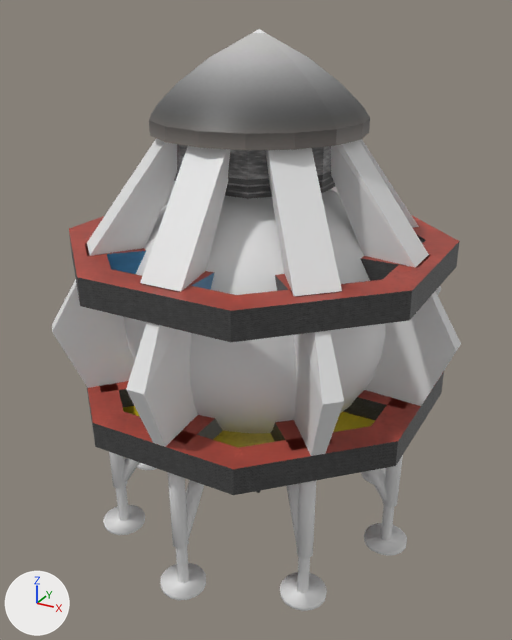
The Blender file Assets/homestead/models/lander.blend, before and after one commit.
Both versions are drawn from a 50 mm lens placed at (7.12, -13.06, 9.22), pointed at (0.05, -0.22, 2.8). Every picture has the same lights, and +X, +Y and +Z are marked at lower left.

The first picture shows 'Sphere.001', 'machine_deck', 'nosecone', 'propellant_tank', 'rings', 'struts_lower', 'struts_upper', 'superstructure'.
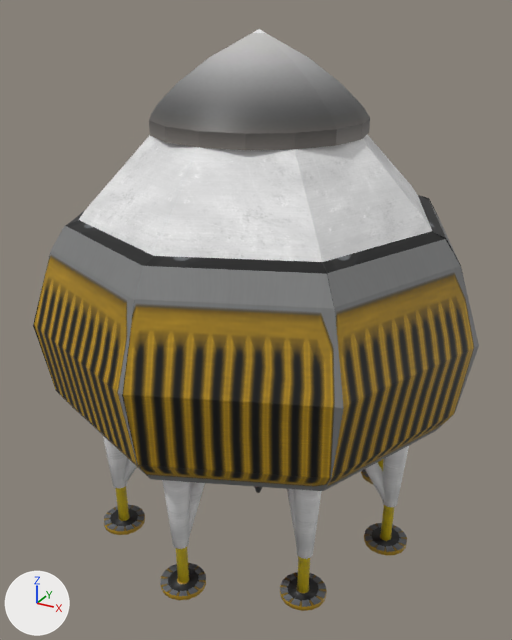
Patch to the scene script:
```diff
--- a/Assets/homestead/models/lander.blend.py
+++ b/Assets/homestead/models/lander.blend.py
@@ me_sphere @@
 me_sphere.from_pydata(...)  # 482 vertices, 512 faces; spans x -1.0..1.0, y -1.0..1.0, z -1.0..1.0
+me_sphere.materials.append(mat_foil_n_png)  # picture img_foil_n_png
@@ me_cylinder_002 @@
 me_cylinder_002.from_pydata(...)  # 160 vertices, 144 faces; spans x -1.16..1.16, y -1.16..1.16, z 0.21..6.91
 # used by ob_rings; location = (0.0, 0.0, 0.94); rotation_euler = (0.0, 0.0, 0.393), in degrees (0, 0, 23); scale = (3.67, 3.67, 0.547)
+# me_cylinder_002 part 1: 48 of 160 vertices moved; they spanned x -1.16..1.16, y -1.16..1.16, z 0.21..1.25 and now span x -1.16..1.16, y -1.16..1.16, z 0.21..0.68; mean shift (0.0, 0.0, -0.47); largest move (0.82, 0.82, 1.25) -> (0.82, 0.82, 0.68)
+# me_cylinder_002 part 2: all 40 vertices in x -1.16..1.16, y -1.16..1.16, z 5.86 are moved by (0.0, 0.0, 0.57)
 me_cylinder_002.materials.append(mat_gas_diffuse_jpg)
@@ ob_superstructure @@
-ob_superstructure = bpy.data.objects.new('superstructure', me_cylinder_006)
@@ ob_rings @@
 ob_rings.location = (0.0, 0.0, 0.94)
-ob_rings.rotation_euler = (0.0, 0.0, 0.393)  # degrees (0, 0, 23)
+ob_rings.rotation_euler = (0.0, 0.0, 0.785)  # degrees (0, 0, 45)
 ob_rings.scale = (3.67, 3.67, 0.547)
@@ ob_ramps @@
+ob_ramps = bpy.data.objects.new('ramps', me_cylinder_017)  # 50 vertices, 36 faces; spans x -1.72..1.34, y -1.75..1.35, z 0.0..4.31; in mat_metal_diffuse_png (picture img_metal_diffuse_png)
+ob_ramps.location = (-1.51, -3.64, 1.04)
+ob_ramps.rotation_euler = (0.0, 0.00192, 0.393)  # degrees (0, 0.1, 23)
@@ ob_upperskin @@
+ob_upperskin = bpy.data.objects.new('upperSkin', me_cylinder_019)  # 24 vertices, 16 faces; spans x -4.26..4.26, y -4.26..4.26, z -0.11..2.5; in mat_gas_diffuse_jpg (picture img_gas_diffuse_jpg)
+ob_upperskin.location = (0.0, 0.0, 4.83)
@@ ob_ramps_002 @@
+ob_ramps_002 = bpy.data.objects.new('ramps.002', me_cylinder_020)  # 50 vertices, 36 faces; spans x -1.86..1.89, y -0.58..0.48, z -0.01..4.31; in mat_metal_diffuse_png (picture img_metal_diffuse_png)
+ob_ramps_002.location = (1.51, -3.64, 1.04)
+ob_ramps_002.rotation_euler = (0.0, 0.00192, 0.393)  # degrees (0, 0.1, 23)
@@ ob_ramps_003 @@
+ob_ramps_003 = bpy.data.objects.new('ramps.003', me_cylinder_021)  # 50 vertices, 36 faces; spans x -1.36..1.75, y -1.72..1.33, z -0.01..4.31; in mat_metal_diffuse_png (picture img_metal_diffuse_png)
+ob_ramps_003.location = (3.64, -1.51, 1.04)
+ob_ramps_003.rotation_euler = (0.0, 0.00192, 0.393)  # degrees (0, 0.1, 23)
@@ ob_ramps_004 @@
+ob_ramps_004 = bpy.data.objects.new('ramps.004', me_cylinder_022)  # 50 vertices, 36 faces; spans x -0.49..0.57, y -1.86..1.89, z -0.01..4.31; in mat_metal_diffuse_png (picture img_metal_diffuse_png)
+ob_ramps_004.location = (3.64, 1.5, 1.04)
+ob_ramps_004.rotation_euler = (0.0, 0.00192, 0.393)  # degrees (0, 0.1, 23)
@@ ob_ramps_005 @@
+ob_ramps_005 = bpy.data.objects.new('ramps.005', me_cylinder_023)  # 50 vertices, 36 faces; spans x -1.34..1.71, y -1.37..1.74, z -0.01..4.31; in mat_metal_diffuse_png (picture img_metal_diffuse_png)
+ob_ramps_005.location = (1.51, 3.63, 1.05)
+ob_ramps_005.rotation_euler = (0.0, 0.00192, 0.393)  # degrees (0, 0.1, 23)
@@ ob_ramps_008 @@
+ob_ramps_008 = bpy.data.objects.new('ramps.008', me_cylinder_026)  # 50 vertices, 36 faces; spans x -0.58..0.48, y -1.9..1.85, z 0.0..4.31; in mat_metal_diffuse_png (picture img_metal_diffuse_png)
+ob_ramps_008.location = (-3.63, -1.51, 1.05)
+ob_ramps_008.rotation_euler = (0.0, 0.00192, 0.393)  # degrees (0, 0.1, 23)
```

Changed parts and their boxes (x1, y1, x2, y2) in the pictures (512 x 640 px; the box of a moved part takes in the faces that stretch with it):
'superstructure', deleted: before (52, 138, 461, 456)
'ramps.002', added: after (123, 256, 344, 491)
'rings', reshaped, turned (not visible afterwards): before (69, 216, 460, 495)
'upperSkin', added: after (79, 134, 432, 262)
'ramps.003', added: after (322, 231, 479, 491)
'propellant_tank', recoloured: (124, 189, 386, 433) in both
'ramps', added: after (34, 220, 153, 476)
'ramps.004', added (black): after (418, 195, 464, 279)
'ramps.008', added: after (33, 211, 84, 387)
'ramps.005', added: after (422, 196, 438, 216)
part 1 of me_cylinder_002, moved or reshaped (not visible afterwards): before (86, 371, 444, 495)
part 2 of me_cylinder_002, moved or reshaped (not visible afterwards): before (69, 233, 460, 342)
'machine_deck', unchanged, covered by the edit: before (174, 144, 335, 199)
